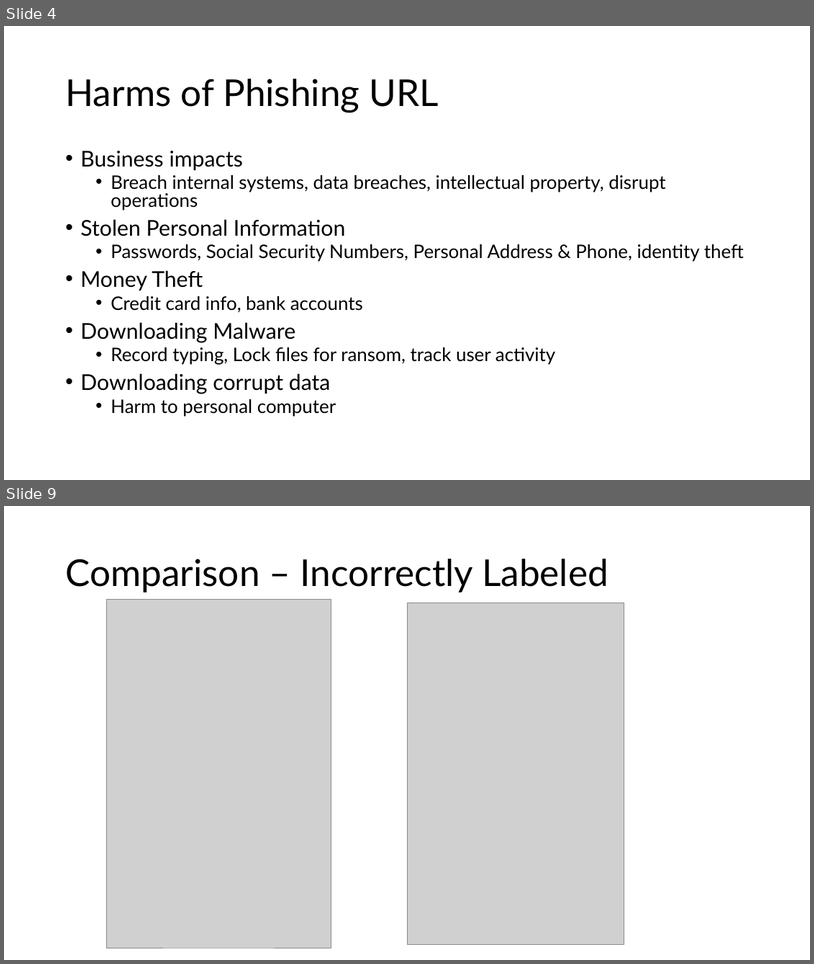
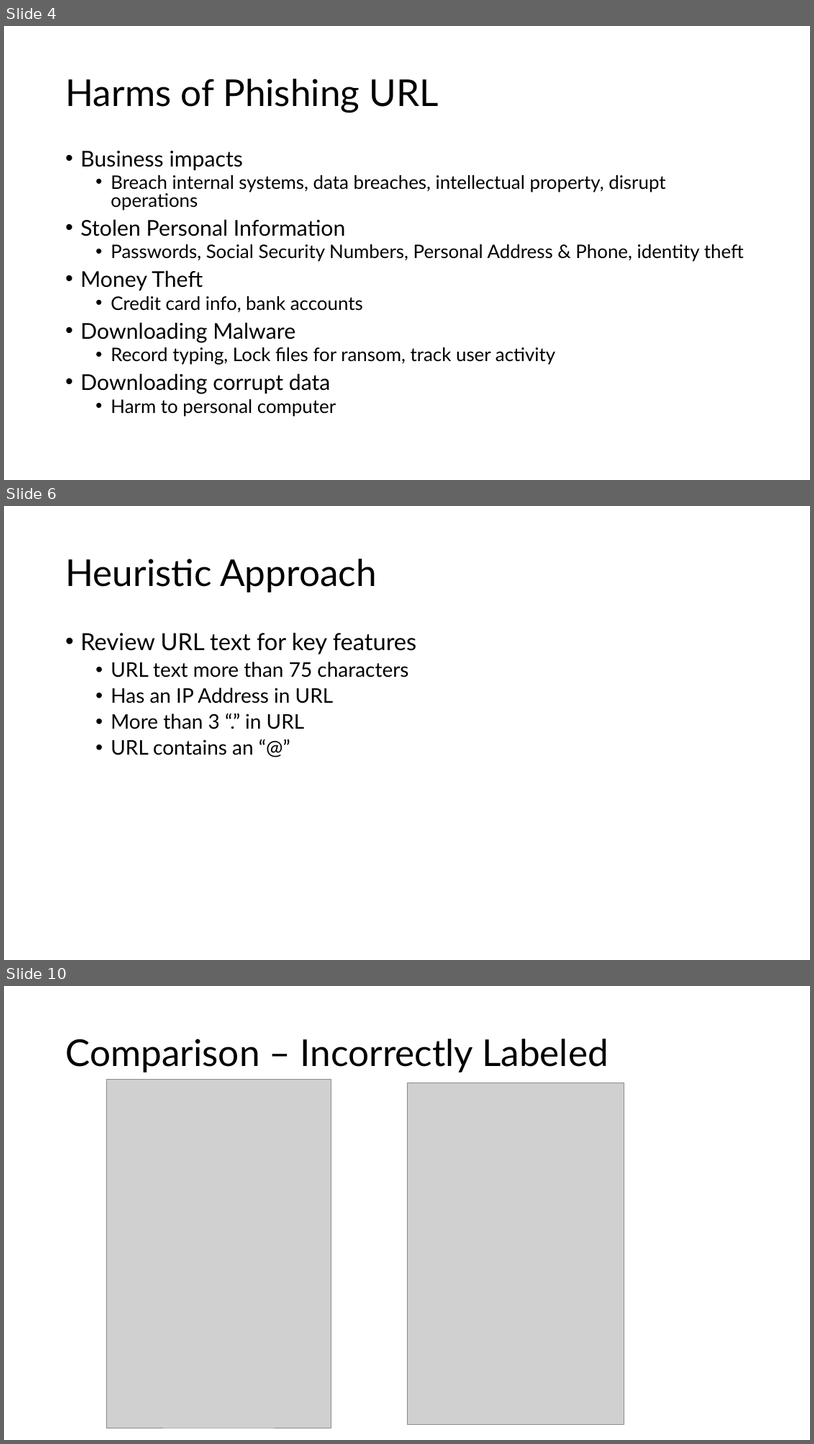
Before and after one commit to bluenets126/DSCapstone_PhishingURL, a slide deck: Docs/Detecting_Phishing_URL’s.pptx. Shown one above the other, each under a label of ours: slides 4 and 9 before the commit, slides 4, 6 and 10 after it; the slides between them are not shown. The pictures are 814x964 and 814x1444 pixels, drawn with LibreOffice and Linux fonts; fonts in the diff are those of the drawing; grey boxes stand for pictures. Boxes give left, top, right and bottom in pixels: in the first picture for what was removed or moved away, otherwise in the second. Text is boxed around its words. In the diff, an @@ line names an element or a change of style, - is before the commit and + after.

```diff
--- a/Docs/Detecting_Phishing_URL’s.pptx
+++ b/Docs/Detecting_Phishing_URL’s.pptx
@@ slide 6 added at [4,506,810,960], background #FFFFFF @@
@@ title added at [65,559,377,592], 44 pt, text #000000 @@
+Heuristic Approach
@@ text added at [80,633,417,755], 24 pt, text #000000 @@
+• Review URL text for key features
+  • URL text more than 75 characters
+  • Has an IP Address in URL
+  • More than 3 “.” in URL
+  • URL contains an “@”
@@ what was slide 9 is now slide 10 @@
```
Also in this commit, not shown: 7 slides changed, 1 other slide added.
